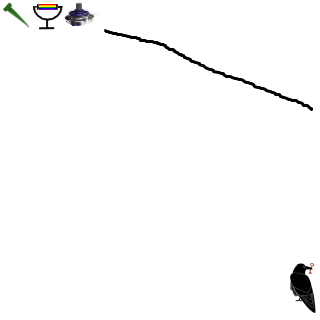
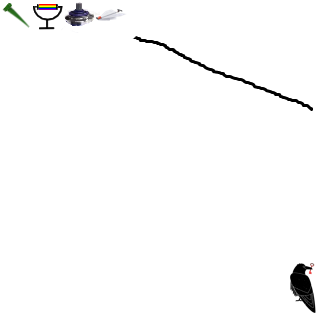
Revision of a layered (320, 320) image; what changed, layer by layer:
added layer "Malebene 24(eingefügt)" above "Malebene 6" over (95, 9, 137, 39)
painted on "Gadget 5" over (95, 9, 128, 38)
painted on "Gadget 4" over (95, 9, 137, 39)
painted on "Hintergrund" over (95, 9, 137, 39)
